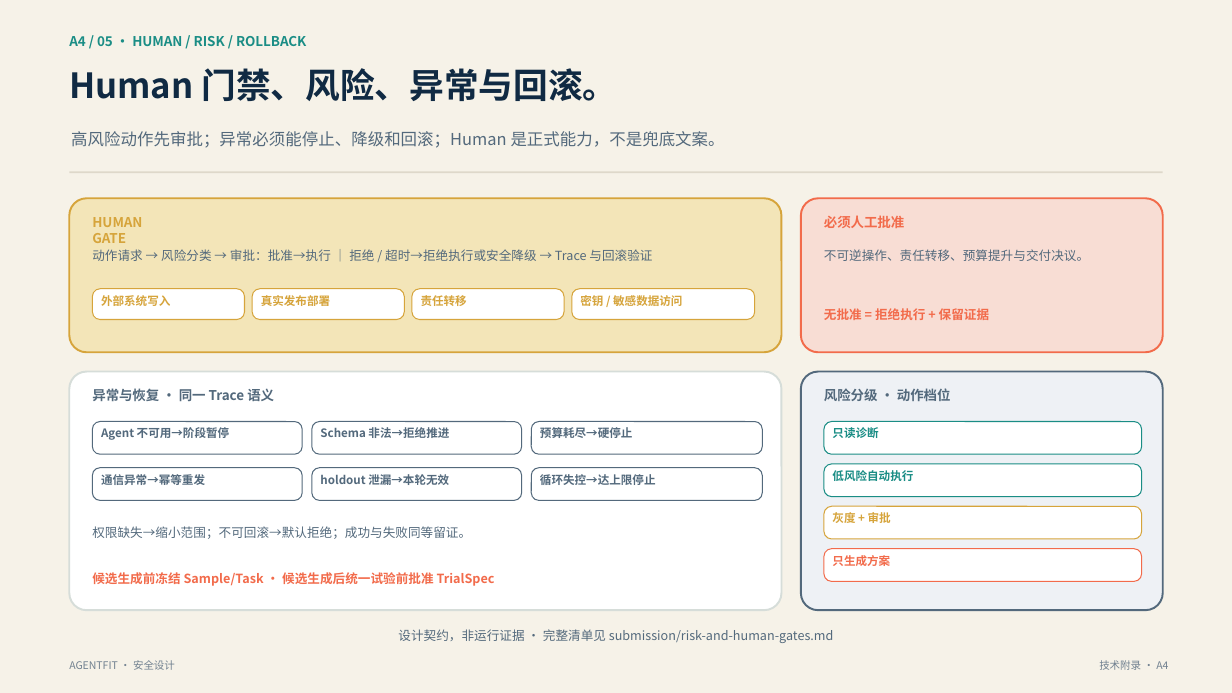
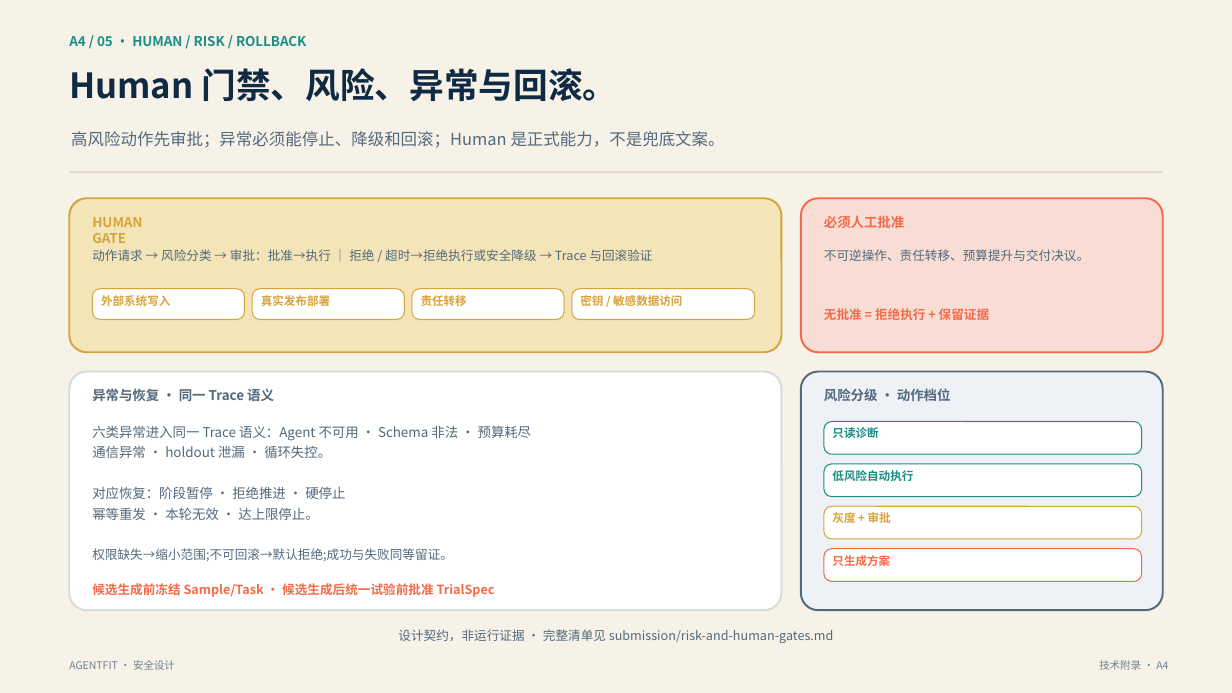
Before and after one commit to kailiangshang/agentfit, a slide deck: slide 16 of competition/2026-08-15/alternatives/fusion-v3/agentfit-fusion-v3.pptx. Drawn at 1232x693 pixels with LibreOffice and Linux fonts; fonts in the diff are those of the drawing. Boxes give left, top, right and bottom in pixels: in the first picture for what was removed or moved away, otherwise in the second. Text is boxed around its words. In the diff, an @@ line names an element or a change of style, - is before the commit and + after.

```diff
--- a/competition/2026-08-15/alternatives/fusion-v3/agentfit-fusion-v3.pptx
+++ b/competition/2026-08-15/alternatives/fusion-v3/agentfit-fusion-v3.pptx
@@ rounded rectangle removed at [92, 421, 302, 454] @@
@@ text added at [92, 425, 532, 458], 10.5 pt, text #53697C @@
+六类异常进入同一 Trace 语义：Agent 不可用 · Schema 非法 · 预算耗尽
+通信异常 · holdout 泄漏 · 循环失控。
@@ text removed at [101, 427, 229, 440] @@
-Agent 不可用→阶段暂停
@@ rounded rectangle removed at [312, 421, 522, 454] @@
@@ text removed at [320, 427, 449, 438] @@
-Schema 非法→拒绝推进
@@ rounded rectangle removed at [531, 421, 762, 454] @@
@@ text removed at [540, 427, 632, 438] @@
-预算耗尽→硬停止
@@ rounded rectangle removed at [92, 468, 302, 500] @@
@@ text removed at [101, 474, 205, 485] @@
-通信异常→幂等重发
@@ rounded rectangle removed at [312, 468, 522, 500] @@
@@ text removed at [320, 474, 449, 485] @@
-holdout 泄漏→本轮无效
@@ rounded rectangle removed at [531, 468, 762, 500] @@
@@ text removed at [540, 474, 656, 485] @@
-循环失控→达上限停止
@@ text added at [92, 486, 345, 520], 10.5 pt, text #53697C @@
+对应恢复：阶段暂停 · 拒绝推进 · 硬停止
+幂等重发 · 本轮无效 · 达上限停止。
@@ text at [92, 548, 453, 561]: text changed @@
-权限缺失→缩小范围；不可回滚→默认拒绝；成功与失败同等留证。
+权限缺失→缩小范围;不可回滚→默认拒绝;成功与失败同等留证。
@@ text "候选生成前冻结 Sample/Task · 候选生成后统一试验前批准 TrialSpec": place and size @@
-text "候选生成前冻结 Sample/Task · 候选生成后统一试验前批准 TrialSpec" at [92, 572, 495, 586]
+text "候选生成前冻结 Sample/Task · 候选生成后统一试验前批准 TrialSpec" at [92, 583, 495, 597]
```
Also in this commit, not shown: 3 other slides changed, 11 other files.
